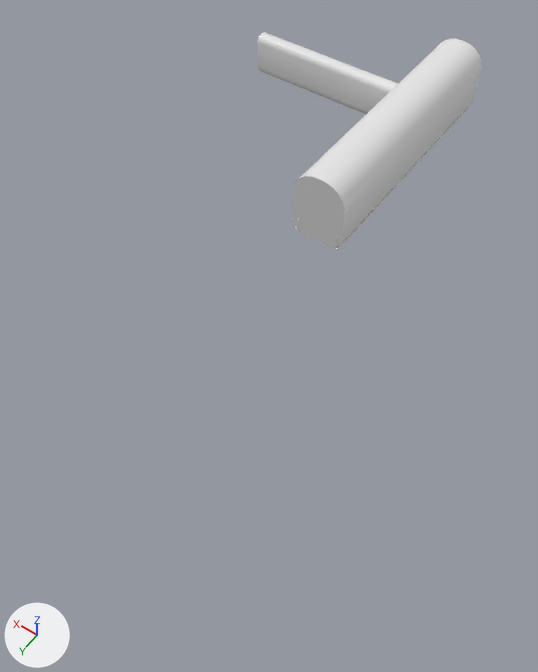
What one commit did to the FBX model Assets/Models/env/topside2env.fbx.
The view is the same before and after, from a camera (50 mm lens) standing at (-18.9, 42.1, 36.3) and looking at (-1.2, 17.3, -2.6). The axes (+X, +Y, +Z) are drawn at lower left. The lights are the same throughout. Where no turn or scale is listed for an object, it has been applied to the vertices. Vertices at the same position are counted once.

The older version as bpy lines, for what is in view:
```python
me_cube_004 = bpy.data.meshes.new('Cube.004')
me_cube_004.from_pydata(...)  # 220 vertices, 195 faces; spans x -2.0..15.0, y -10.0..10.0, z -0.4..5.0
me_cube_005 = bpy.data.meshes.new('Cube.005')
me_cube_005.from_pydata(...)  # 64 vertices, 45 faces; spans x -1.8..1.8, y -10.0..10.0, z -0.2
ob_cube_001 = bpy.data.objects.new('Cube.001', me_cube_005)
ob_cube_001.location = (0.0, 0.0, 0.0)
ob_cube_002 = bpy.data.objects.new('Cube.002', me_cube_004)
ob_cube_002.location = (0.0, 0.0, 0.0)
```
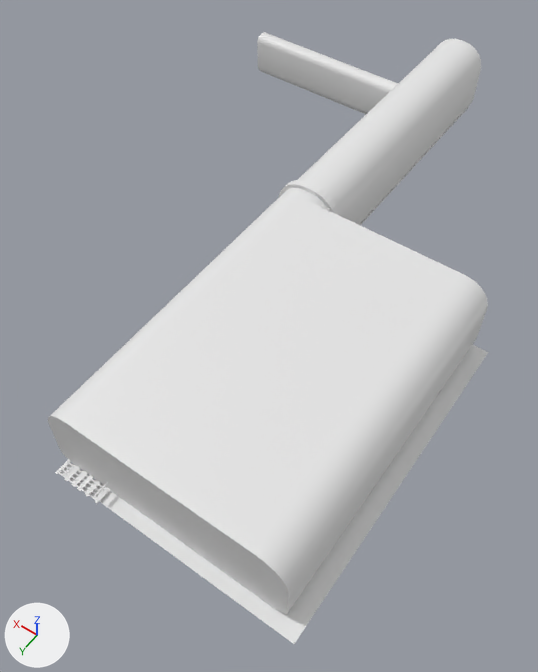
Where the change shows, as pixel boxes [x1, y1, x2, y2] in the pictures (538 x 672 px):
'Cube.002', reshaped (96% wider, 167% taller)
    before: [257, 32, 481, 249]
    after: [48, 32, 488, 614]
'Cube.001', reshaped (145% wider, 274% taller)
    before: [295, 106, 469, 249]
    after: [60, 106, 488, 644]
'Cube.006', added
    after: [55, 459, 110, 503]
'Cube.005', added
    after: [279, 180, 340, 216]
part 1 of me_cube_004, added
    after: [48, 188, 488, 614]
part 2 of me_cube_004, cut back
    before: [292, 101, 419, 249]
    after: [298, 101, 419, 225]

Patch to the scene script:
```diff
--- a/Assets/Models/env/topside2env.fbx.py
+++ b/Assets/Models/env/topside2env.fbx.py
@@ me_cube_004 @@
 # used by ob_cube_002; location = (0.0, 0.0, 0.0)
-me_cube_004.from_pydata(...)  # 220 vertices, 195 faces; spans x -2.0..15.0, y -10.0..10.0, z -0.4..5.0
+me_cube_004.from_pydata(...)  # 328 vertices, 268 faces; spans x -13.0..15.0, y -10.0..32.3, z -0.4..5.0
+# me_cube_004 part 1: a new loose piece of 108 vertices spanning x -13.0..2.0, y 11.1..32.3, z -0.4..5.0
+# me_cube_004 part 2
+# 3 faces are deleted
+# 28 vertices in x -2.0..2.0, y 10.0, z -0.4..5.0 move by (0.0, 1.0, 0.0)
@@ me_cube_005 @@
 # used by ob_cube_001; location = (0.0, 0.0, 0.0)
-me_cube_005.from_pydata(...)  # 64 vertices, 45 faces; spans x -1.8..1.8, y -10.0..10.0, z -0.2
+me_cube_005.from_pydata(...)  # 276 vertices, 228 faces; spans x -13.9..1.8, y -10.0..33.1, z -0.1
+# me_cube_005 part 3: 64 vertices removed from x -1.8..1.8, y -10.0..10.0, z -0.2; 276 vertices added at x -13.9..1.8, y -10.0..33.1, z -0.1
@@ me_cube_008_1 @@
+me_cube_008_1.from_pydata(...)  # 172 vertices, 172 faces; spans x -2.25..2.25, y 10.8..11.3, z -0.64..5.25
@@ me_cube_014 @@
+me_cube_014.from_pydata(...)  # 13228 vertices, 11040 faces; spans x -1.5..1.5, y -11.2..11.0, z 0.0
@@ ob_cube_005 @@
+ob_cube_005 = bpy.data.objects.new('Cube.005', me_cube_008_1)
+ob_cube_005.location = (0.0, 0.09, 0.0)
@@ ob_cube_006 @@
+ob_cube_006 = bpy.data.objects.new('Cube.006', me_cube_014)
+ob_cube_006.location = (0.0, 22.34, 0.0)
```
